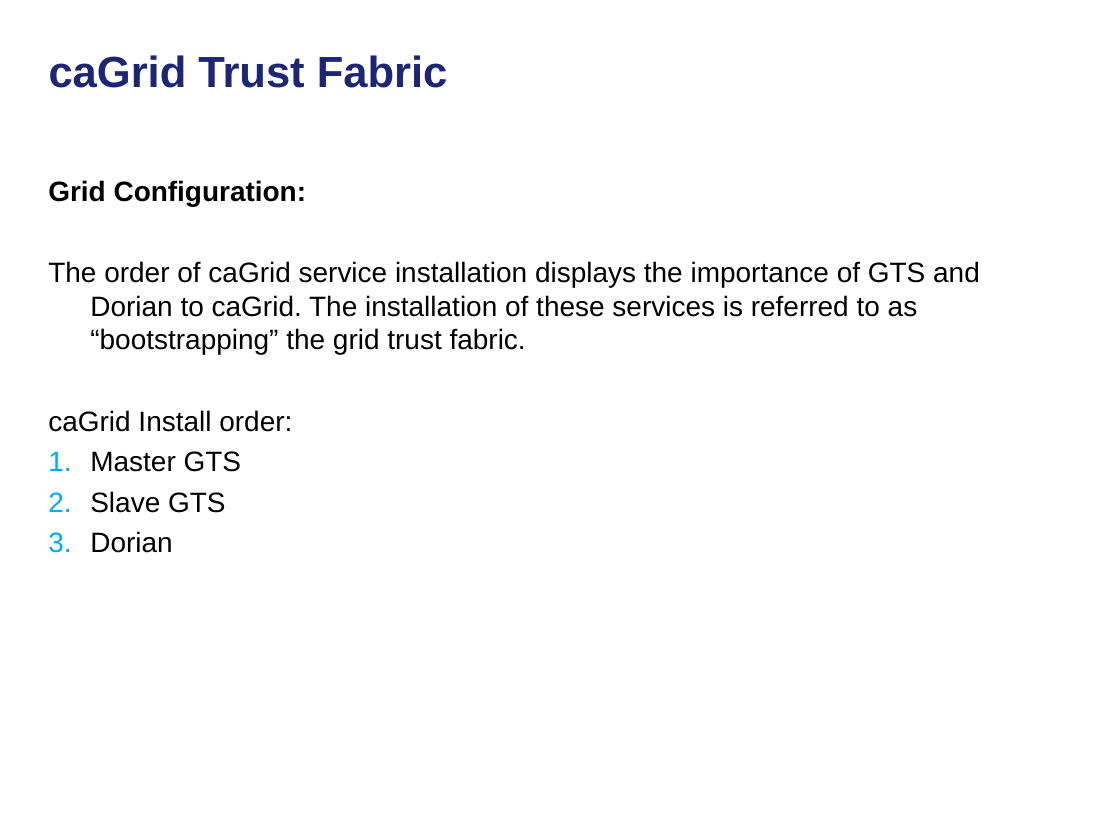
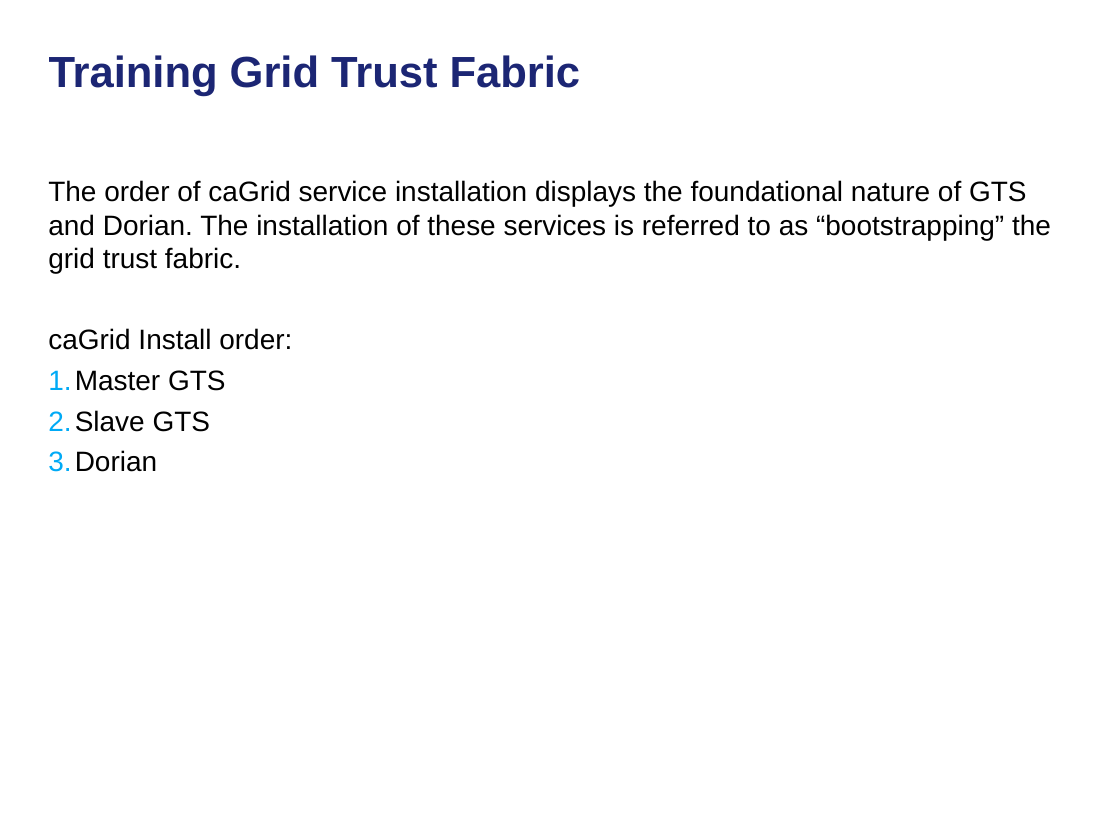
Before and after one commit to NCIP/cagrid-docs, a slide deck: slide 14 of general/meetings/UGM/2010-05-20_caGrid-Trust-Fabric.ppt (slide 8 before the commit). Drawn at 1120x840 pixels with LibreOffice and Linux fonts; fonts in the diff are those of the drawing; background and template pictures are left out. Boxes give left, top, right and bottom in pixels: in the first picture for what was removed or moved away, otherwise in the second. Text is boxed around its words. In the diff, an @@ line names an element or a change of style, - is before the commit and + after.

```diff
--- a/general/meetings/UGM/2010-05-20_caGrid-Trust-Fabric.ppt
+++ b/general/meetings/UGM/2010-05-20_caGrid-Trust-Fabric.ppt
@@ title at box(49, 55, 581, 96): text changed @@
-caGrid Trust Fabric
+Training Grid Trust Fabric
@@ text at box(48, 180, 1051, 273): text changed @@
-Grid Configuration:
-The order of caGrid service installation displays the importance of GTS and Dorian to caGrid. The installation of these services is referred to as “bootstrapping” the grid trust fabric.
+The order of caGrid service installation displays the foundational nature of GTS and Dorian. The installation of these services is referred to as “bootstrapping” the grid trust fabric.
@@ text at box(48, 328, 292, 472): indent changed @@
```
Also in this commit, not shown: 11 other slides changed, 9 slides added, 1 slide removed.
